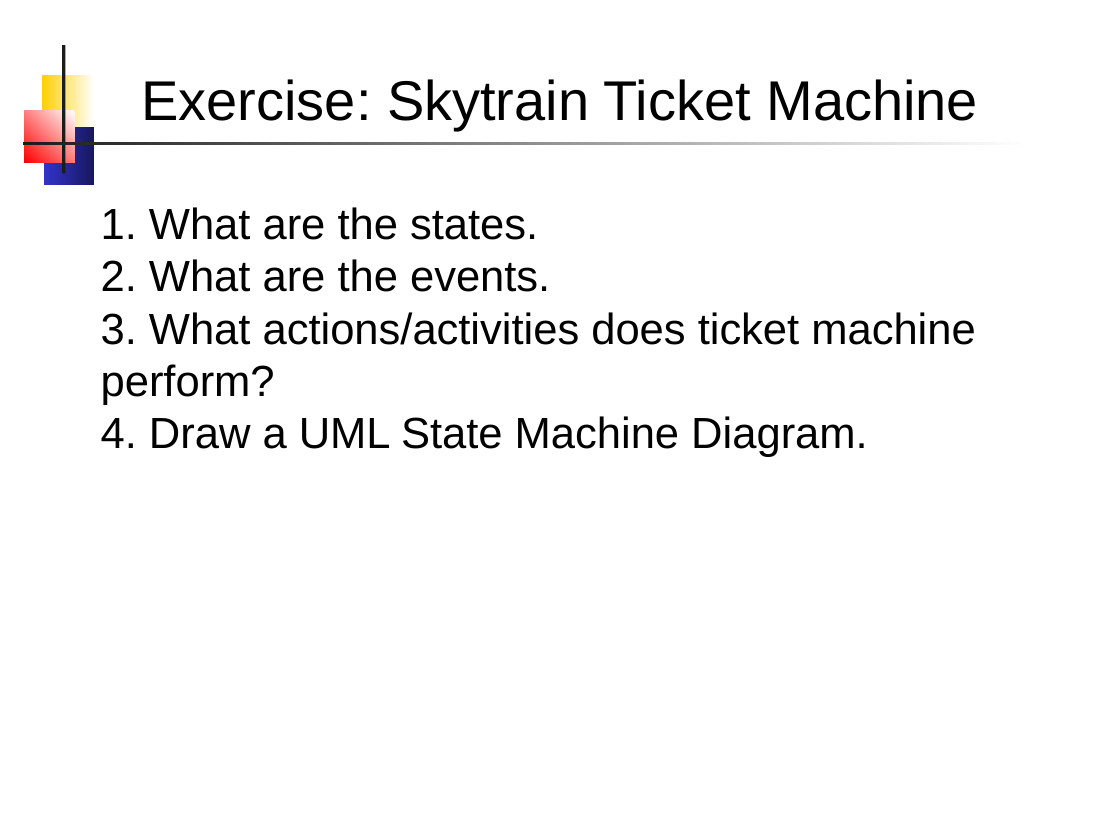
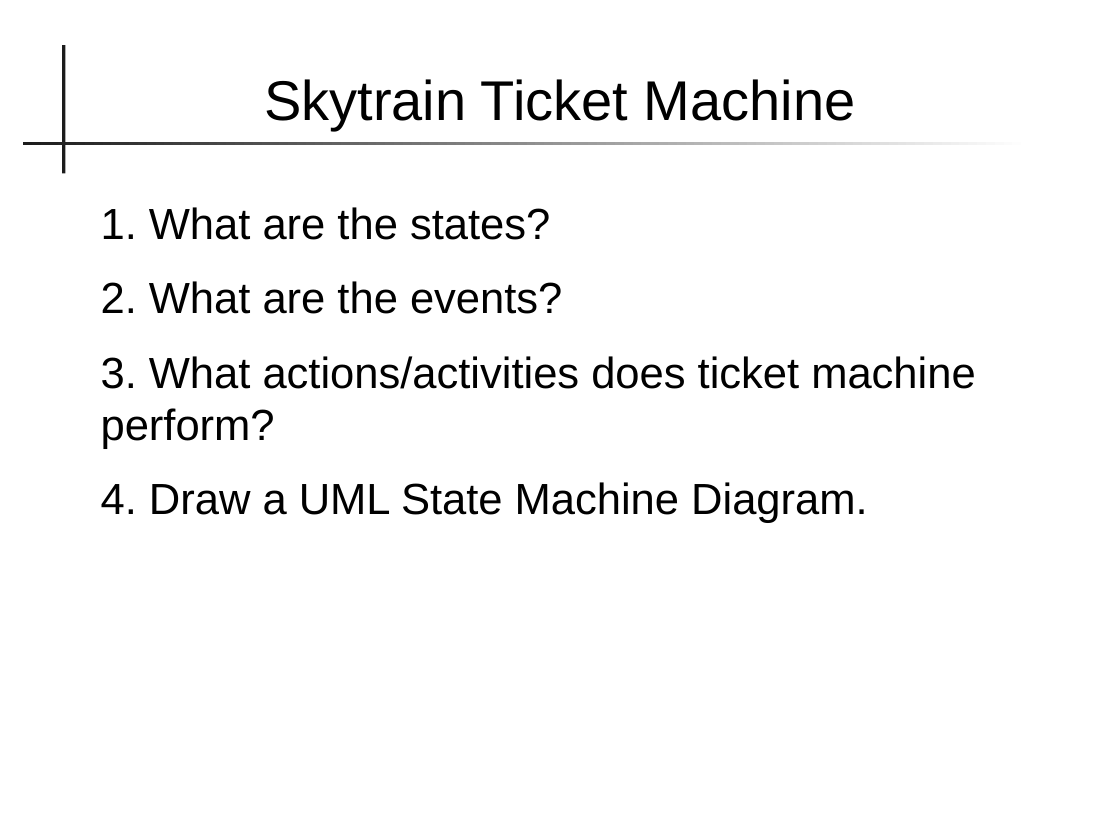
Before and after one commit to skeoop/skeoop.github.io, a slide deck: slide 30 of topics/State-Machine.pptx (slide 19 before the commit). Drawn at 1120x840 pixels with LibreOffice and Linux fonts; fonts in the diff are those of the drawing. Boxes give left, top, right and bottom in pixels: in the first picture for what was removed or moved away, otherwise in the second. Text is boxed around its words. In the diff, an @@ line names an element or a change of style, - is before the commit and + after.

Commit message:
Update files on state machine

```diff
--- a/topics/State-Machine.pptx
+++ b/topics/State-Machine.pptx
@@ rectangle removed at bbox=[41, 75, 94, 133] @@
@@ text at bbox=[264, 79, 856, 130]: text changed @@
-Exercise: Skytrain Ticket Machine
+Skytrain Ticket Machine
@@ rectangle removed at bbox=[25, 111, 75, 162] @@
@@ rectangle removed at bbox=[44, 128, 94, 186] @@
@@ text at bbox=[101, 207, 562, 314]: text changed @@
-1. What are the states.
-2. What are the events.
+1. What are the states?
+2. What are the events?
@@ text at bbox=[101, 356, 976, 523]: more space between paragraphs @@
```
Also in this commit, not shown: 20 other slides changed, 9 slides added, 3 slides removed, 7 other files.
